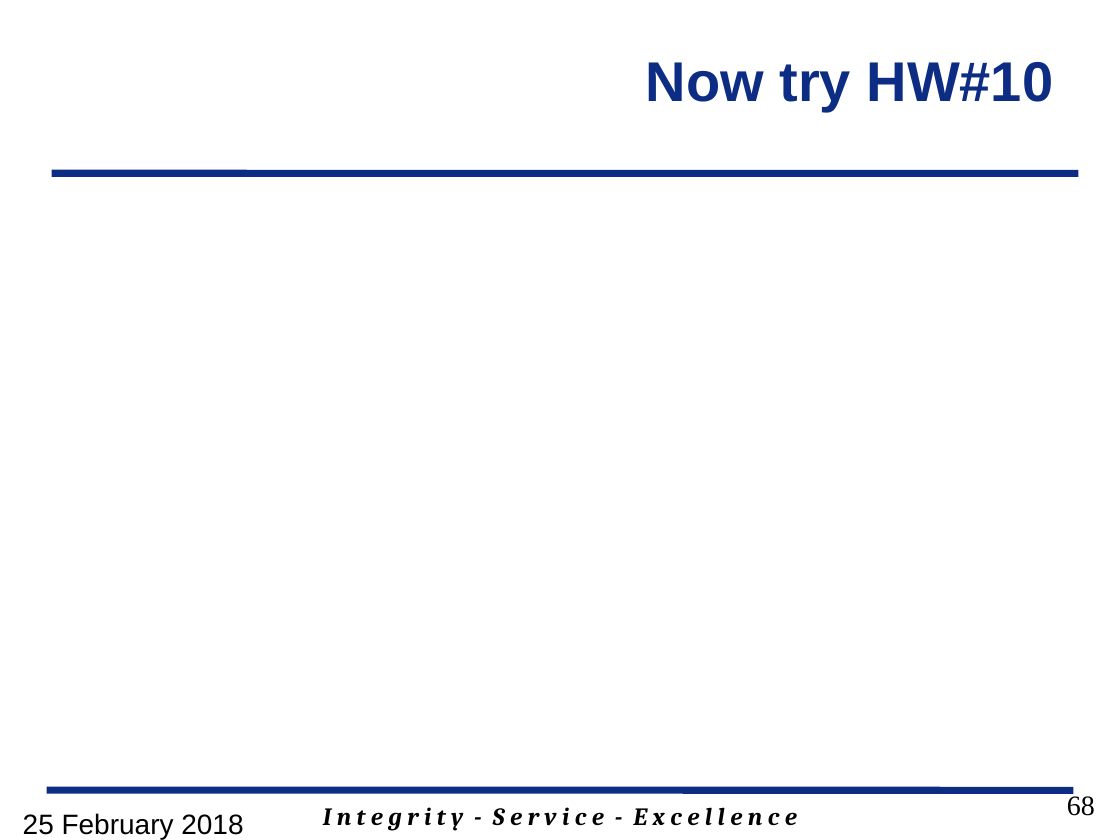
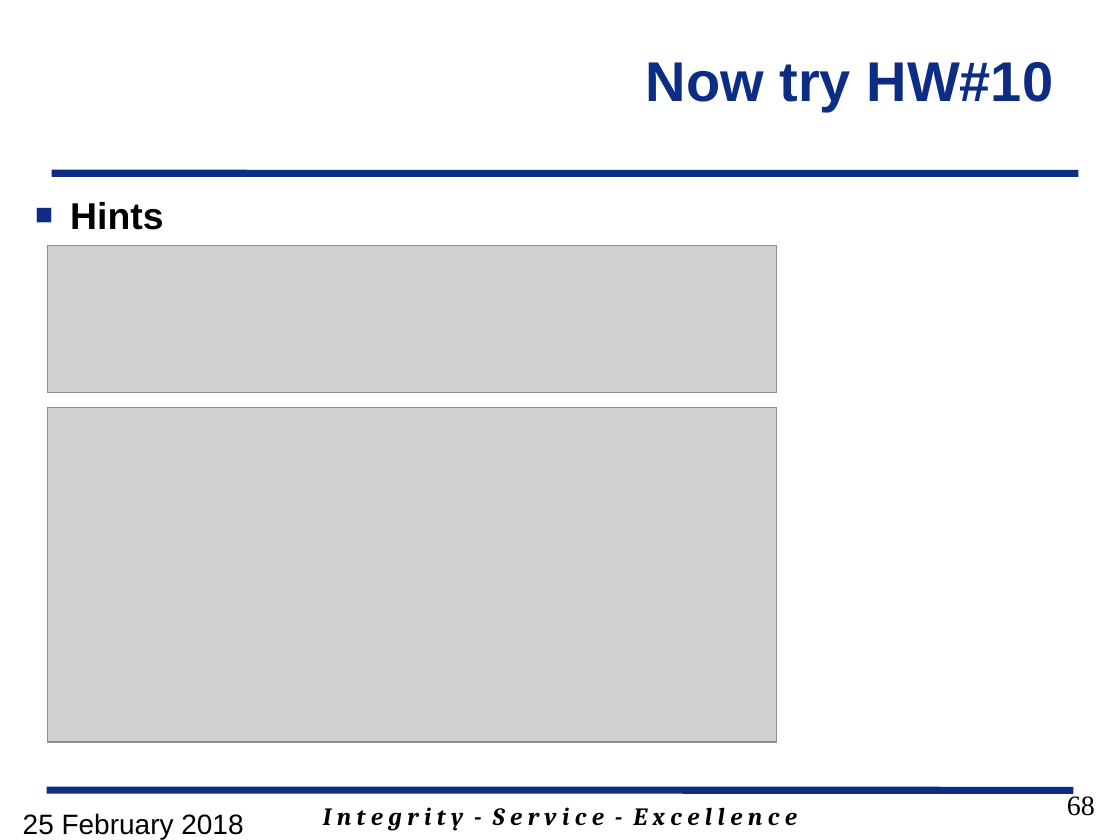
Before and after one commit to GeorgeYork/ECE383_web, a slide deck: slide 68 of lecture/slides/ECE_383_Lec18_2018.pptx. Drawn at 1120x840 pixels with LibreOffice and Linux fonts; fonts in the diff are those of the drawing; grey boxes stand for pictures; background and template pictures are left out. Boxes give left, top, right and bottom in pixels: in the first picture for what was removed or moved away, otherwise in the second. Text is boxed around its words. In the diff, an @@ line names an element or a change of style, - is before the commit and + after.

Commit message:
added HW#10 hints

```diff
--- a/lecture/slides/ECE_383_Lec18_2018.pptx
+++ b/lecture/slides/ECE_383_Lec18_2018.pptx
@@ text added at (70,202,163,230), 24 pt, text #000000, bold @@
+■ Hints
@@ picture added at (48,246,776,393) @@
@@ picture added at (48,408,776,743) @@
```
Also in this commit, not shown: 1 slide added.
